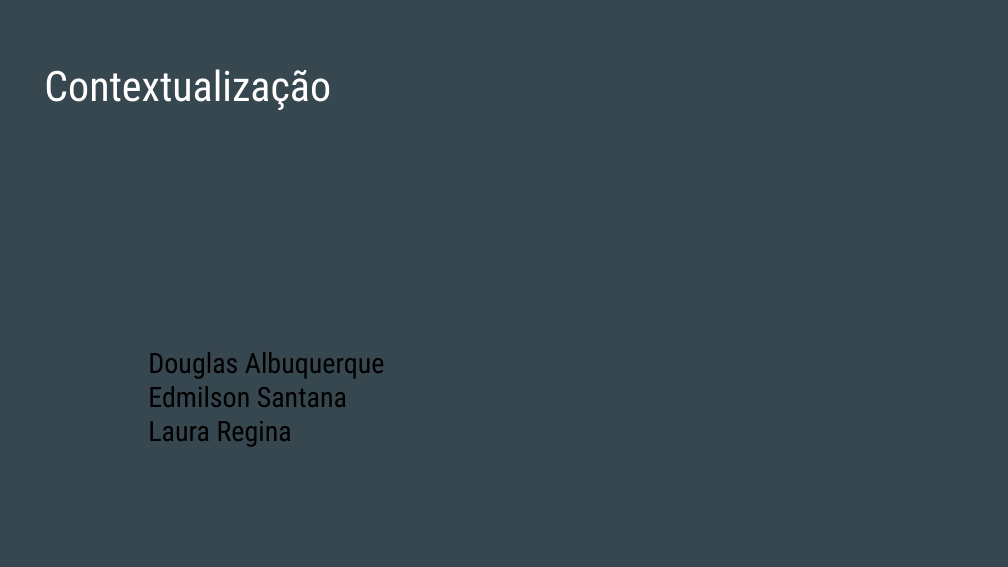
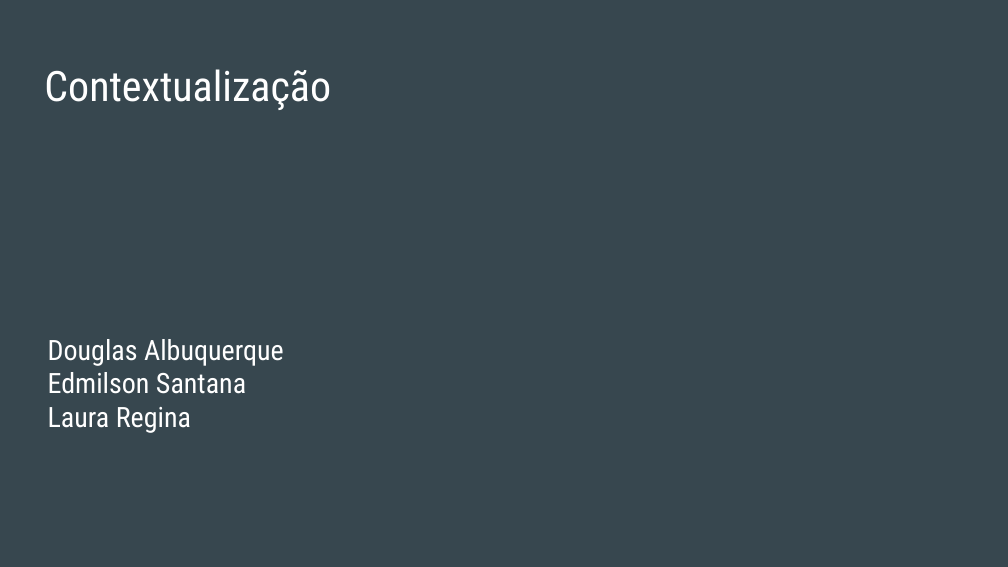
Before and after one commit to ProjetosIFPE/monitoriaifpe_documentos, a slide deck: slide 2 of Slides Web2.odp. Drawn at 1008x567 pixels with LibreOffice and Linux fonts; fonts in the diff are those of the drawing. Boxes give left, top, right and bottom in pixels: in the first picture for what was removed or moved away, otherwise in the second. Text is boxed around its words. In the diff, an @@ line names an element or a change of style, - is before the commit and + after.

```diff
--- a/Slides Web2.odp
+++ b/Slides Web2.odp
@@ title "Douglas Albuquerque Edmilson Santana Laura ...": place and size @@
-title "Douglas Albuquerque Edmilson Santana Laura ..." at (148, 352, 385, 447)
+title "Douglas Albuquerque Edmilson Santana Laura ..." at (48, 339, 284, 433)
@@ title "Douglas Albuquerque Edmilson Santana Laura ..." at (48, 339, 284, 433): text colour #000000 to #FFFFFF @@
```
Also in this commit, not shown: 5 other slides changed, 1 slide added, 2 slides removed, 7 other files.
